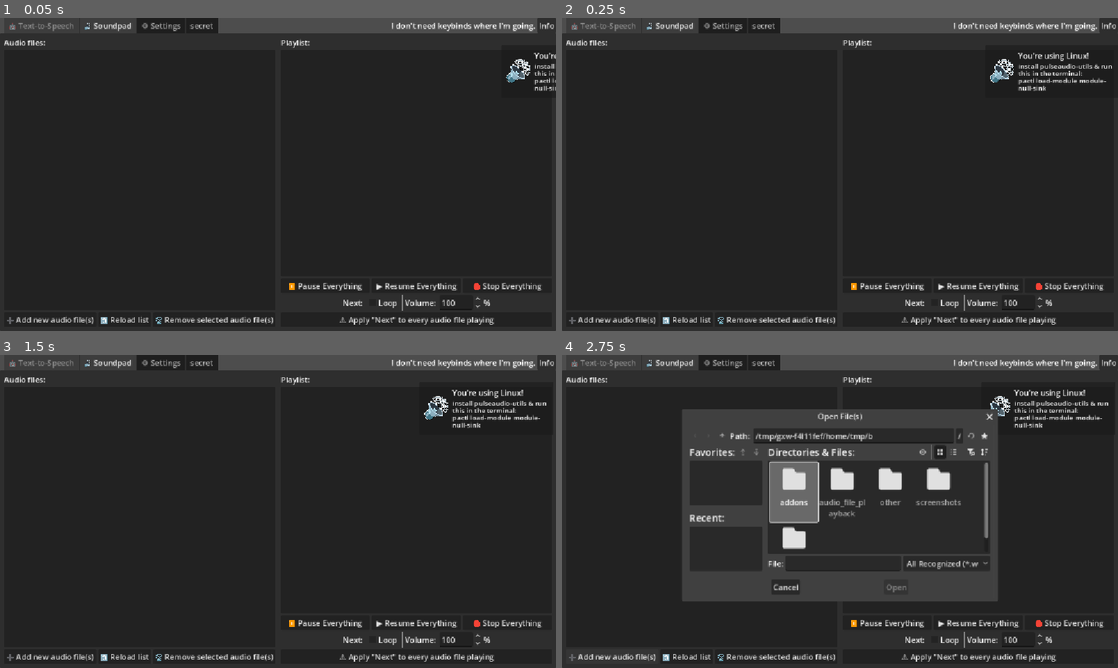
Above: before the commit, frames 1-4 (two rows, left to right).
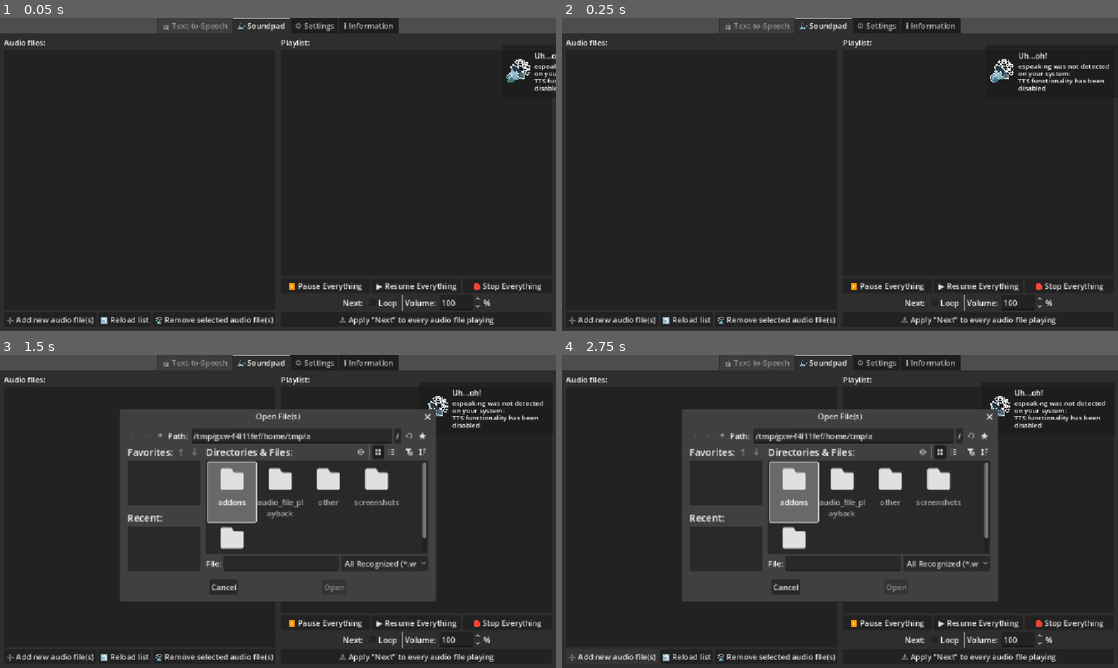
Above: after the commit, the same moments.

Repository: greg0rygreg/SoundsEz
Game: Godot game, scene res://main.tscn
Two runs of this game, one before a commit and one after it. Both use one fixed random seed, a clock stepped at 60 frames per second and the inputs below.
Inputs (mouse positions are in pixels of both pictures, inside the frame that each line leads up to):
- Up to frame 1 (0.05 s): no input
- Up to frame 2 (0.25 s): no input
- Up to frame 3 (1.5 s): click "Info" (after the commit: "➕ Add new audio file(s)") at 0.5 s; click (278, 577) at 1.25 s, where only the run before the commit has a clickable "uh huh.."
- Up to frame 4 (2.75 s): click "➕ Add new audio file(s)" at 2 s

The runs differ from the first frame. In frame 1, 2.8% of the frame differs, in the area x 1-100%, y 0-24%; in frame 2, 3.2%; in frame 3, 22%, in the area x 1-100%, y 0-79%; in frame 4, 3.2%.
Error after the commit: Invalid access to property or key 'popup_centered' on a base object of type 'null instance'. (res://tabscripts/brain.gd:20)

Commit message:
update main.tscn
remove secret tab
add information tab
add % to TTS volume SpinBox
add reset button to settings
make settings pretty

Diff:
--- a/main.tscn
+++ b/main.tscn
@@ -5,6 +5,37 @@
 [ext_resource type="Script" uid="uid://2n1dd7fw2nv0" path="res://tabscripts/tts.gd" id="2_h2yge"]
 [ext_resource type="Script" uid="uid://btx4vxqvpboxr" path="res://tabscripts/settings.gd" id="3_1bvp3"]
 [ext_resource type="Script" uid="uid://ddjj31wp82xbc" path="res://tabscripts/sounds.gd" id="3_7mycd"]
+[ext_resource type="Script" uid="uid://dbap0gqox0ty1" path="res://addons/markdownlabel/markdownlabel.gd" id="5_dg77c"]
+[ext_resource type="Script" uid="uid://dcx7crs23nf4" path="res://addons/markdownlabel/header_formats/h1_format.gd" id="6_ycdy4"]
+[ext_resource type="Script" uid="uid://d0sin64i4v3op" path="res://addons/markdownlabel/header_formats/h2_format.gd" id="7_w48qg"]
+[ext_resource type="Script" uid="uid://dlok0dv1tq2bf" path="res://addons/markdownlabel/header_formats/h3_format.gd" id="8_vivmo"]
+[ext_resource type="Script" uid="uid://bayuh2vafablg" path="res://addons/markdownlabel/header_formats/h4_format.gd" id="9_2cqfq"]
+[ext_resource type="Script" uid="uid://dfr1w7u3jgni3" path="res://addons/markdownlabel/header_formats/h5_format.gd" id="10_yaehf"]
+[ext_resource type="Script" uid="uid://bsi6dexoofpe6" path="res://addons/markdownlabel/header_formats/h6_format.gd" id="11_074og"]
+
+[sub_resource type="Resource" id="Resource_cegan"]
+resource_local_to_scene = true
+script = ExtResource("6_ycdy4")
+
+[sub_resource type="Resource" id="Resource_82xsv"]
+resource_local_to_scene = true
+script = ExtResource("7_w48qg")
+
+[sub_resource type="Resource" id="Resource_getpj"]
+resource_local_to_scene = true
+script = ExtResource("8_vivmo")
+
+[sub_resource type="Resource" id="Resource_ryguw"]
+resource_local_to_scene = true
+script = ExtResource("9_2cqfq")
+
+[sub_resource type="Resource" id="Resource_d13ii"]
+resource_local_to_scene = true
+script = ExtResource("10_yaehf")
+
+[sub_resource type="Resource" id="Resource_1u8w0"]
+resource_local_to_scene = true
+script = ExtResource("11_074og")
 
 [sub_resource type="ShaderMaterial" id="ShaderMaterial_0xm2m"]
 shader = ExtResource("2_0xm2m")
@@ -25,11 +56,12 @@
 anchor_bottom = 1.0
 grow_horizontal = 2
 grow_vertical = 2
-current_tab = 2
+tab_alignment = 1
+current_tab = 1
 tab_0/title = "🤖 Text-to-Speech"
 tab_1/title = "🔊 Soundpad"
 tab_2/title = "⚙️ Settings"
-tab_3/hidden = true
+tab_3/title = "ℹ️ Information"
 
 [node name="tts" type="MarginContainer" parent="tabs" unique_id=1342100132]
 visible = false
@@ -198,6 +230,10 @@
 max_value = 200.0
 value = 100.0
 
+[node name="Label2" type="Label" parent="tabs/tts/horcont/vercont/ctrls/volume" unique_id=547405657]
+layout_mode = 2
+text = "%"
+
 [node name="pitch" type="HBoxContainer" parent="tabs/tts/horcont/vercont/ctrls" unique_id=1418814302]
 layout_mode = 2
 size_flags_horizontal = 6
@@ -268,7 +304,6 @@
 text = "🛑 Silence Everyone"
 
 [node name="sounds" type="MarginContainer" parent="tabs" unique_id=491676046]
-visible = false
 layout_mode = 2
 theme_override_constants/margin_left = 8
 theme_override_constants/margin_top = 8
@@ -393,6 +428,7 @@
 text = "⚠️ Apply \"Next\" to every audio file playing"
 
 [node name="sets" type="MarginContainer" parent="tabs" unique_id=247406521]
+visible = false
 layout_mode = 2
 theme_override_constants/margin_left = 8
 theme_override_constants/margin_top = 8
@@ -407,117 +443,78 @@
 
 [node name="actions" type="HBoxContainer" parent="tabs/sets/vercont" unique_id=1341667901]
 layout_mode = 2
+alignment = 1
 
 [node name="apply" type="Button" parent="tabs/sets/vercont/actions" unique_id=274354298]
 layout_mode = 2
 text = "✅ Apply"
 
-[node name="sorry" type="Label" parent="tabs/sets/vercont" unique_id=1399936915]
-layout_mode = 2
-theme_override_font_sizes/font_size = 32
-text = "I promise I'm gonna make this tab prettier next release or so"
-
-[node name="theme" type="HBoxContainer" parent="tabs/sets/vercont" unique_id=928849742]
-layout_mode = 2
-
-[node name="CheckButton" type="CheckButton" parent="tabs/sets/vercont/theme" unique_id=938430802]
-layout_mode = 2
-text = "Theme: 🌙"
-
-[node name="Label2" type="Label" parent="tabs/sets/vercont/theme" unique_id=1001826850]
-layout_mode = 2
-text = "☀️"
-
-[node name="outsT" type="Label" parent="tabs/sets/vercont" unique_id=1407145717]
-layout_mode = 2
-text = "Output:"
-
-[node name="outs" type="OptionButton" parent="tabs/sets/vercont" unique_id=376284391]
-layout_mode = 2
-disabled = true
-
-[node name="HSeparator" type="HSeparator" parent="tabs/sets/vercont" unique_id=945092927]
-layout_mode = 2
-
-[node name="soundpadT" type="Label" parent="tabs/sets/vercont" unique_id=549940772]
-layout_mode = 2
-text = "Soundpad:"
-
-[node name="defloop" type="HBoxContainer" parent="tabs/sets/vercont" unique_id=980881147]
-layout_mode = 2
-
-[node name="Label" type="Label" parent="tabs/sets/vercont/defloop" unique_id=1532935056]
-layout_mode = 2
-text = "Default loop:"
-
-[node name="CheckBox" type="CheckBox" parent="tabs/sets/vercont/defloop" unique_id=704562372]
-layout_mode = 2
-
-[node name="defvolume" type="HBoxContainer" parent="tabs/sets/vercont" unique_id=891063277]
-layout_mode = 2
-
-[node name="Label" type="Label" parent="tabs/sets/vercont/defvolume" unique_id=211688373]
-layout_mode = 2
-text = "Default volume:"
-
-[node name="SpinBox" type="SpinBox" parent="tabs/sets/vercont/defvolume" unique_id=349045800]
-layout_mode = 2
-max_value = 200.0
-value = 100.0
-
-[node name="Label2" type="Label" parent="tabs/sets/vercont/defvolume" unique_id=247834513]
-layout_mode = 2
-text = "%"
-
-[node name="secret" type="VBoxContainer" parent="tabs" unique_id=1909342527]
+[node name="reset" type="Button" parent="tabs/sets/vercont/actions" unique_id=56962203]
+layout_mode = 2
+text = "🔃 Reset"
+
+[node name="setstabs" type="TabContainer" parent="tabs/sets/vercont" unique_id=1413707991]
+layout_mode = 2
+size_flags_vertical = 3
+tab_alignment = 1
+current_tab = 0
+tab_0/title = "⚙️ General"
+
+[node name="general" type="MarginContainer" parent="tabs/sets/vercont/setstabs" unique_id=576696497]
+layout_mode = 2
+theme_override_constants/margin_left = 8
+theme_override_constants/margin_top = 8
+theme_override_constants/margin_right = 8
+theme_override_constants/margin_bottom = 8
+metadata/_tab_index = 0
+metadata/_tab_name = "⚙️ General"
+
+[node name="vercont" type="VBoxContainer" parent="tabs/sets/vercont/setstabs/general" unique_id=1465337144]
+layout_mode = 2
+
+[node name="theme" type="HBoxContainer" parent="tabs/sets/vercont/setstabs/general/vercont" unique_id=928849742]
+layout_mode = 2
+
+[node name="CheckButton" type="CheckButton" parent="tabs/sets/vercont/setstabs/general/vercont/theme" unique_id=938430802]
+layout_mode = 2
+text = "Theme: 🔅"
+
+[node name="Label" type="Label" parent="tabs/sets/vercont/setstabs/general/vercont/theme" unique_id=1001826850]
+layout_mode = 2
+text = "🔆"
+
+[node name="outs" type="HBoxContainer" parent="tabs/sets/vercont/setstabs/general/vercont" unique_id=50084657]
+layout_mode = 2
+
+[node name="Label" type="Label" parent="tabs/sets/vercont/setstabs/general/vercont/outs" unique_id=1407145717]
+layout_mode = 2
+text = "Audio output:"
+
+[node name="OptionButton" type="OptionButton" parent="tabs/sets/vercont/setstabs/general/vercont/outs" unique_id=376284391]
+layout_mode = 2
+size_flags_horizontal = 0
+
+[node name="info" type="MarginContainer" parent="tabs" unique_id=398324980]
 visible = false
 layout_mode = 2
-alignment = 1
+theme_override_constants/margin_left = 8
+theme_override_constants/margin_top = 8
+theme_override_constants/margin_right = 8
+theme_override_constants/margin_bottom = 8
 metadata/_tab_index = 3
-
-[node name="Label" type="Label" parent="tabs/secret" unique_id=679880010]
-layout_mode = 2
-size_flags_vertical = 1
-theme_override_font_sizes/font_size = 64
-text = "How the hell do you not have any audio outputs?"
-horizontal_alignment = 1
-vertical_alignment = 1
-autowrap_mode = 2
-
-[node name="actions" type="HBoxContainer" parent="." unique_id=917754968]
-layout_mode = 1
-anchors_preset = 10
-anchor_right = 1.0
-grow_horizontal = 2
-mouse_filter = 2
-alignment = 2
-
-[node name="Label" type="Label" parent="actions" unique_id=960061991]
-layout_mode = 2
-text = "I don't need keybinds where I'm going."
-horizontal_alignment = 1
-vertical_alignment = 1
-
-[node name="info" type="Button" parent="actions" unique_id=1438500566]
-layout_mode = 2
-text = "Info"
-
-[node name="info" type="AcceptDialog" parent="." unique_id=1584233170]
-oversampling_override = 1.0
-title = "Information"
-initial_position = 2
-size = Vector2i(433, 262)
-ok_button_text = "uh huh.."
-dialog_text = "FOS AiO solution for micspamming TTS or sounds
-Licensed under the MIT license
-
-Thank you:
-    IUXGames - EasyNotify plugin
-    Jonathan Duddington and the eSpeak NG Team - TTS functionality
-
-Inspired by Tarasov Aleksandr’s PipeWire Soundpad and Sebastian Macke’s Software Automatic Mouth (though this uses espeak-ng)
-
-Made by G. Greg, from G.T. Greg Games, with L❤️VE"
+metadata/_tab_name = "ℹ️ Information"
+
+[node name="MarkdownLabel" type="RichTextLabel" parent="tabs/info" unique_id=1714874206]
+layout_mode = 2
+bbcode_enabled = true
+script = ExtResource("5_dg77c")
+h1 = SubResource("Resource_cegan")
+h2 = SubResource("Resource_82xsv")
+h3 = SubResource("Resource_getpj")
+h4 = SubResource("Resource_ryguw")
+h5 = SubResource("Resource_d13ii")
+h6 = SubResource("Resource_1u8w0")
+metadata/_custom_type_script = "uid://dbap0gqox0ty1"
 
 [node name="theme" type="ColorRect" parent="." unique_id=1325549029]
 visible = false
@@ -549,4 +546,5 @@
 [connection signal="pressed" from="tabs/sounds/horcont/player/globalctrl/stopall" to="tabs/sounds" method="_on_stopall_pressed"]
 [connection signal="pressed" from="tabs/sounds/horcont/player/ohno" to="tabs/sounds" method="_on_ohno_pressed"]
 [connection signal="pressed" from="tabs/sets/vercont/actions/apply" to="tabs/sets" method="_on_apply_pressed"]
+[connection signal="pressed" from="tabs/sets/vercont/actions/reset" to="tabs/sets" method="_on_reset_pressed"]
 [connection signal="files_selected" from="newaf" to="tabs/sounds" method="_on_newaf_files_selected"]
